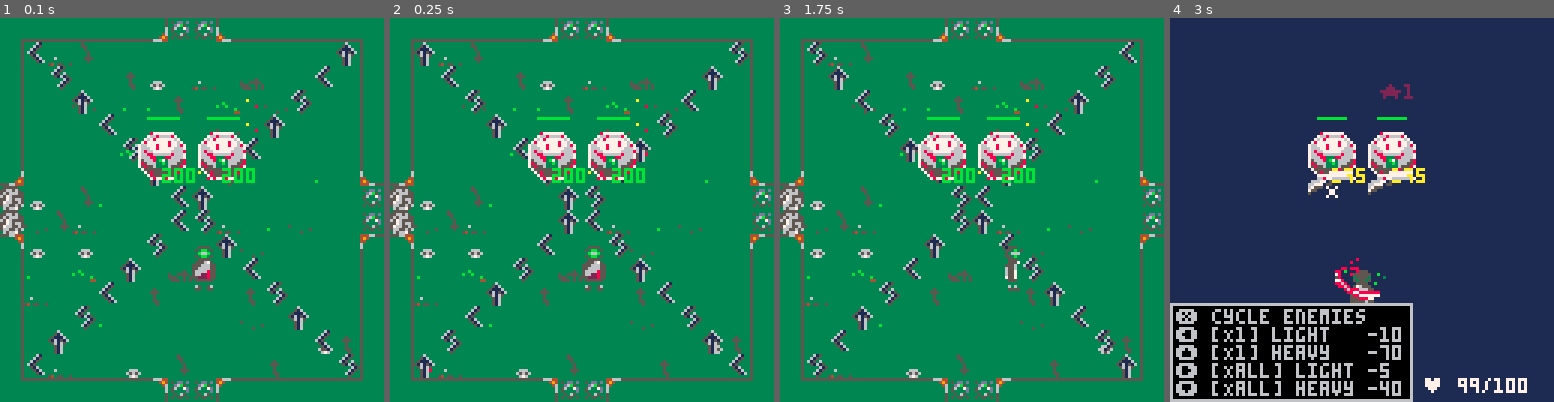
Above: before the commit, frames 1-4 (left to right).
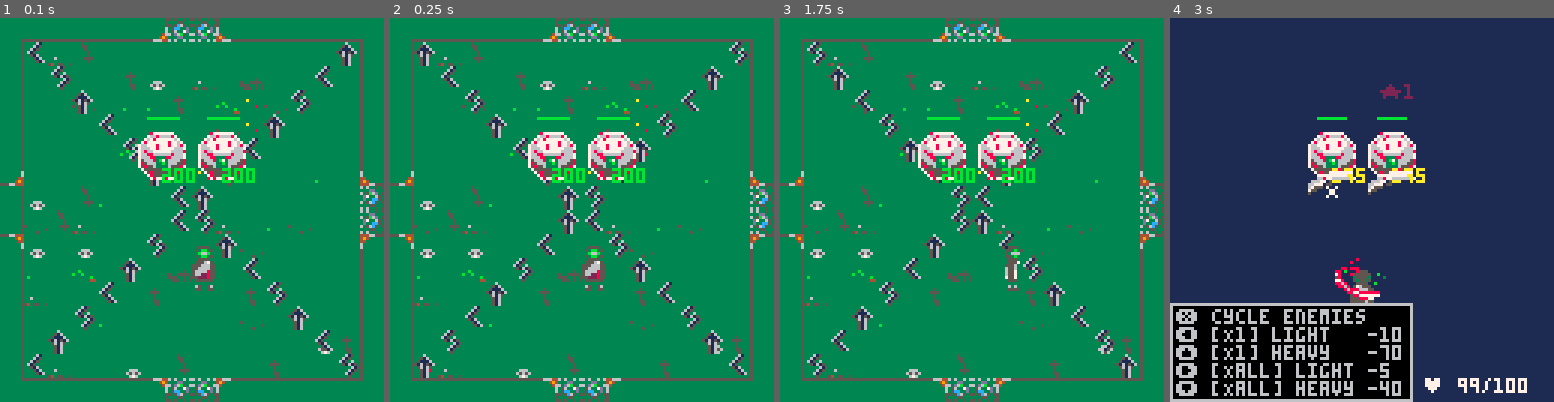
Above: after the commit, the same moments.

Repository: robertvargas-irq/gamedev-pico8-game-source
Game: PICO-8 cartridge apocalypse_couriers.p8
Same seed, same stepped clock (60 frames per second), same inputs: the game is played once before the commit and once after it.
Inputs:
- Up to frame 1 (0.1 s): no input
- Up to frame 2 (0.25 s): no input
- Up to frame 3 (1.75 s): tap X (X key) at 0.33, 1.07 s; tap O (Z key) at 0.7, 1.7 s; hold Right from 1.6 s (still down)
- Up to frame 4 (3 s): tap X (X key) at 1.85, 2.97 s; release Right at 2.1 s; tap O (Z key) at 2.1, 2.5, 2.9 s; hold Up 2.15-2.42 s; hold Right from 2.47 s (still down)

The runs differ from the first frame. In frame 1, 1.7% of the frame differs, in the area x 0-100%, y 0-100%; in frame 2, 1.7%; in frame 3, 1.7%; in frame 4, nothing differs.

Commit message:
Refined blocked paths to be walls; telepads now look like paths

Diff:
--- a/apocalypse_couriers.p8
+++ b/apocalypse_couriers.p8
@@ -106,14 +106,14 @@
 00dddddddddddd000000005555000000000000000000000000005060006050000000066000000000000000000660000000000000055000000000055000000000
 000dddddddddd0000000005055000000000000000000000000000000000500000000055005600000000006500550000000000650055000000000055005600000
 0000dddddddd00000000005005000000000000000000000000000000000000000000000005500000000005500000000000000550000000000000000005500000
-33333333333333333033333500000000000000000000000000000000000000000000000000000000000000000000000000000000000000000000000000000000
-333000000000000030333335050dd0d0000000000000000000000000000000000000000000000000000000000000000000000000000000000000000000000000
-33003333333333333033333500d6b500000000000000000000000000000000000000000000000000000000000000000000000000000000000000000000000000
-300333333333333330333335056337d0000000000000000000000000000000000000000000000000000000000000000000000000000000000000000000000000
-303333333333333330333335053333d0000000000000000000000000000000000000000000000000000000000000000000000000000000000000000000000000
-30333333333333333033333500536500000000000000000000000000000000000000000000000000000000000000000000000000000000000000000000000000
-30333333333333333033333505055050000000000000000000000000000000000000000000000000000000000000000000000000000000000000000000000000
-30333335555555553033333500000000000000000000000000000000000000000000000000000000000000000000000000000000000000000000000000000000
+33333333333333333033333560600606505006060000000000000000000000000000000000000000000000000000000000000000000000000000000000000000
+333000000000000030333335000dd000000dd0000000000000000000000000000000000000000000000000000000000000000000000000000000000000000000
+33003333333333333033333560d6b50650d6b5060000000000000000000000000000000000000000000000000000000000000000000000000000000000000000
+300333333333333330333335056337d0056337d00000000000000000000000000000000000000000000000000000000000000000000000000000000000000000
+30333333333333333033333505cc33d005cc33d00000000000000000000000000000000000000000000000000000000000000000000000000000000000000000
+303333333333333330333335505c6505505c65060000000000000000000000000000000000000000000000000000000000000000000000000000000000000000
+30333333333333333033333500055000000550000000000000000000000000000000000000000000000000000000000000000000000000000000000000000000
+30333335555555553033333550500505505006060000000000000000000000000000000000000000000000000000000000000000000000000000000000000000
 00000000333333355556644400000000000000000000000000000000000000000000000000000000000050000000000000000000000000000000000000000000
 00000000003333353333349400000000000000000000000000000000000000000000000000000000000550000000000000000000000000000000000000000000
 00000000333333353333334400000000000000000000000000000000000000000000000000005000000500000000000000000000000000000000000000000000
@@ -333,7 +333,7 @@
 
 
 __gff__
-0000800000000000000000000000000000000000000000000000000000000000000000000000000000000000000000000000000000000000000000000000000000000002000000000000000000000000000000000000000000000000000000000000000000000000000000000000000000000000000000000000000000000000
+0000800000000000000000000000000000000000000000000000000000000000000000000000000000000000000000000000000000000000000000000000000000000002020000000000000000000000000000000000000000000000000000000000000000000000000000000000000000000000000000000000000000000000
 000000000000000000000000000000000000000000000000000000000000000000000000000000000000000000000000000000000000000000000000000000000000000000000000000040060a122280000000000000000000000000001200000000000000000000000000000000000000000000000000000000000000000000
 
 
--- a/scenes/level_play.lua
+++ b/scenes/level_play.lua
@@ -159,17 +159,45 @@
             -- check each direction for an adjacent room
             for dir in all(dirs) do
                 -- if there is NOT a room adjacent, spawn rock sprites
+                -- ? update, use walls instead
                 local dx,dy,i_x1,i_y1,i_x2,i_y2,sprite=unpack(dir)
                 if level.active:get_room(x+dx,y+dy)==nil then
-                    spr(2,i_x1,i_y1,1,1)
-                    spr(2,i_x2,i_y2,1,1)
+                    -- ? use wall sprite
+                    -- spr(2,i_x1,i_y1,1,1)
+                    -- spr(2,i_x2,i_y2,1,1)
+                    if dx == 1 then
+                        spr(66,i_x1,i_y1,1,1,true)
+                        spr(66,i_x2,i_y2,1,1,true)
+                    elseif dx == -1 then
+                        spr(66,i_x1,i_y1,1,1)
+                        spr(66,i_x2,i_y2,1,1)
+                    elseif dy == 1 then
+                        spr(65,i_x1,i_y1,1,1,false,true)
+                        spr(65,i_x2,i_y2,1,1,false,true)
+                    else --dy == -1
+                        spr(65,i_x1,i_y1,1,1)
+                        spr(65,i_x2,i_y2,1,1)
+                    end
                     -- set map collision
                     mset(i_x1/8,i_y1/8,globals.blocking_spr)
                     mset(i_x2/8,i_y2/8,globals.blocking_spr)
                 -- room adjacent, spawn tele-pads
                 else
-                    spr(67,i_x1,i_y1,1,1)
-                    spr(67,i_x2,i_y2,1,1)
+                    if dx == 1 then
+                        spr(68,i_x1,i_y1,1,1,true)
+                        spr(68,i_x2,i_y2,1,1,true)
+
+                    elseif dx == -1 then
+                        spr(68,i_x1,i_y1,1,1)
+                        spr(68,i_x2,i_y2,1,1)
+
+                    elseif dy == 1 then
+                        spr(67,i_x1,i_y1,1,1)
+                        spr(67,i_x2,i_y2,1,1)
+                    else --dy == -1
+                        spr(67,i_x1,i_y1,1,1,false,true)
+                        spr(67,i_x2,i_y2,1,1,false,true)
+                    end
                     mset(i_x1/8,i_y1/8,sprite)
                     mset(i_x2/8,i_y2/8,sprite)
                 end--if
